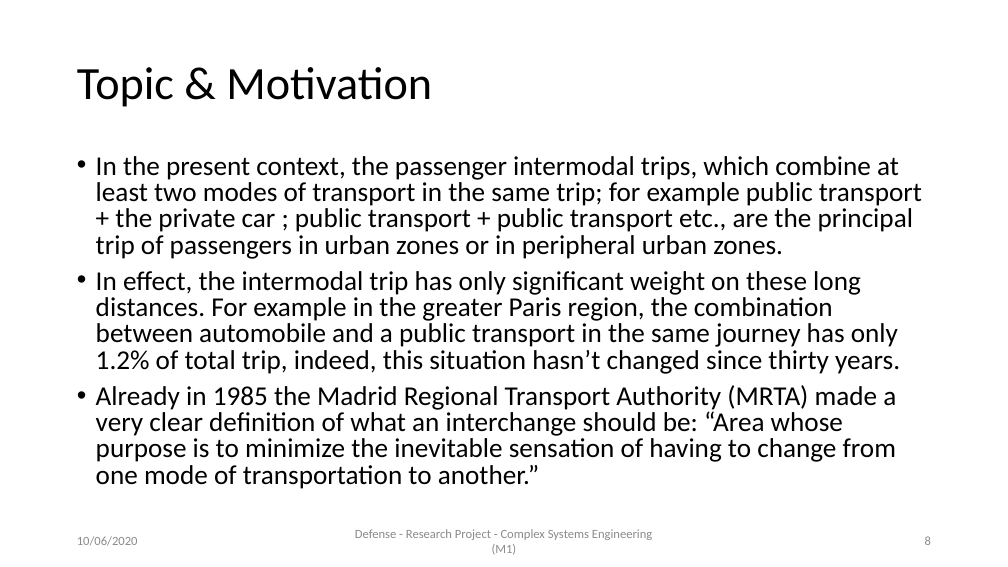
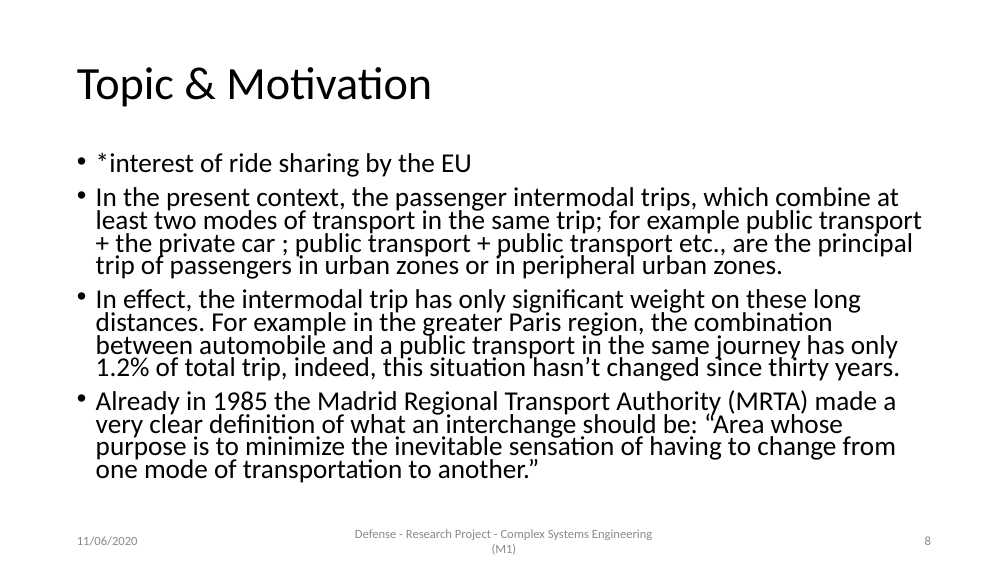
Before and after one commit to AymanABDELHAMID/OD_MTO_DARP, a slide deck: slide 8 of Presentation/presentation_AymanMahmoud.pptx. Drawn at 1008x567 pixels with LibreOffice and Linux fonts; fonts in the diff are those of the drawing. Boxes give left, top, right and bottom in pixels: in the first picture for what was removed or moved away, otherwise in the second. Text is boxed around its words. In the diff, an @@ line names an element or a change of style, - is before the commit and + after.

```diff
--- a/Presentation/presentation_AymanMahmoud.pptx
+++ b/Presentation/presentation_AymanMahmoud.pptx
@@ text at [96,152,472,177]: paragraph added @@
+• *interest of ride sharing by the EU
@@ text at [96,187,922,483]: line spacing 0.8 to 0.7 @@
@@ text at [77,536,138,546]: text changed @@
-10/06/2020
+11/06/2020
```
Also in this commit, not shown: 27 other slides changed, 5 slides added, 4 other files.
